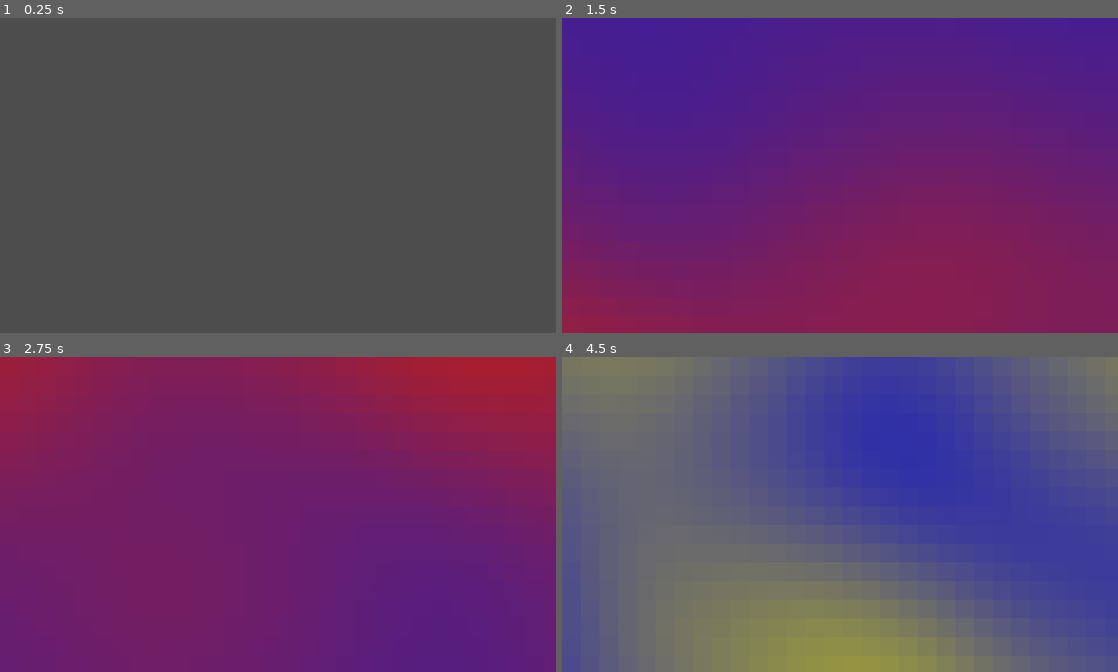
Above: before the commit, frames 1-4 (two rows, left to right).
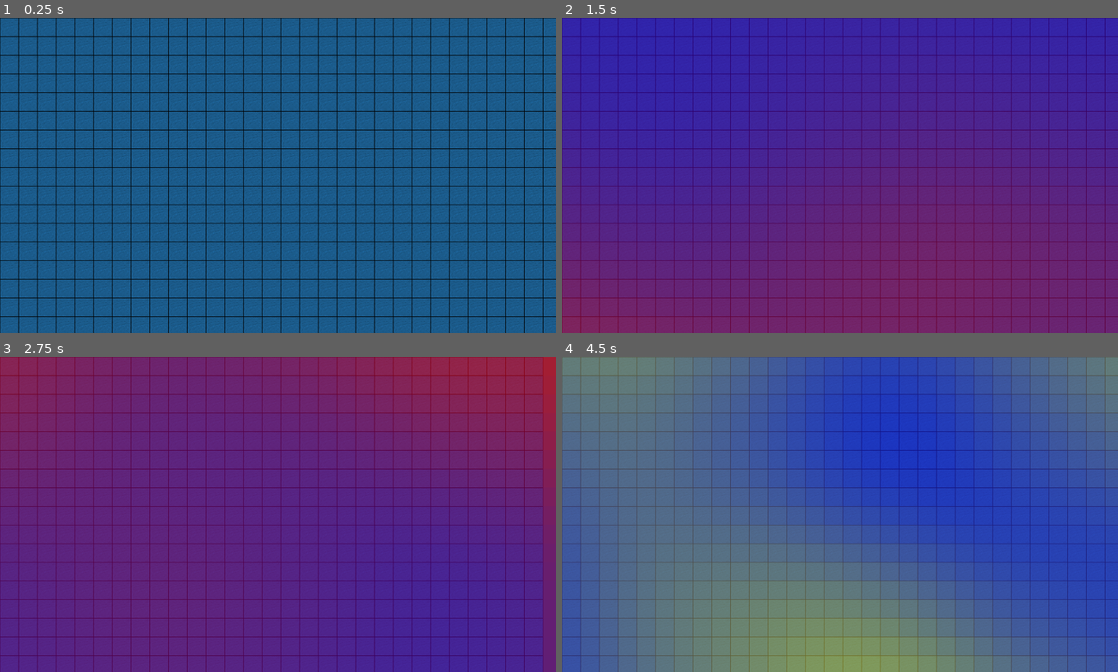
Above: after the commit, the same moments.

Repository: LenkaFT/chimeria
Game: Godot game, scene res://test.tscn
The game is run twice, just before and just after one commit, with the same random seed, the same clock (stepped at 60 frames per second) and the same inputs. The project has no main scene, so this scene is started directly.
Inputs (mouse positions are in pixels of both pictures, inside the frame that each line leads up to):
- Up to frame 1 (0.25 s): no input
- Up to frame 2 (1.5 s): tap Enter at 0.5 s; move the mouse to (962, 159) at 0.52 s; hold D 0.53-1.28 s; tap 1 at 0.6 s; click (962, 159) at 0.67 s; move the mouse to (728, 191) at 1.27 s; hold S from 1.28 s (still down); tap 2 at 1.35 s
- Up to frame 3 (2.75 s): move the mouse to (333, 445) at 2.02 s; release S at 2.03 s; hold D from 2.03 s (still down); tap 3 at 2.1 s
- Up to frame 4 (4.5 s): move the mouse to (812, 577) at 2.77 s; release D at 2.78 s; hold W 2.78-3.53 s; tap 4 at 2.85 s; click (812, 577) at 2.92 s; move the mouse to (1006, 561) at 3.52 s; hold A from 3.53 s (still down); tap 1 at 3.6 s; move the mouse to (673, 467) at 4.27 s; tap 2 at 4.35 s

The runs differ from the first frame. In frame 1, 100% of the frame differs, in the area x 0-100%, y 0-100%; in frame 2, 63%; in frame 3, 62%; in frame 4, 62%.
Error before the commit: Invalid operands 'float' and 'Nil' in operator '<'. (res://classes/map.gd:248)
Error after the commit: Invalid call. Nonexistent function 'generate_highland_tile' in base 'RefCounted (TileMaker)'. (res://classes/map.gd:269)

Commit message:
nada

Diff:
--- a/Chimeria/classes/map.gd
+++ b/Chimeria/classes/map.gd
@@ -4,7 +4,7 @@
 @export var grid_width = GV.map_width;
 @export var grid_height = GV.map_height;
 var number_of_tiles = grid_width * grid_height;
-@export var sea_to_earth_ratio = 0.6;
+@export var sea_to_earth_ratio = 0.55;
 @export var available_continent_tiles : int = sea_to_earth_ratio * number_of_tiles;
 @export var island_distance_to_land = 4;
 @export var island_ratio = 0.002;
@@ -237,6 +237,8 @@
 			it_count += 1;
 		y += 1;
 
+
+
 func create_map(heat_grid, humidity_grid, topographic_grid):
 	self.humidity_grid = humidity_grid;
 	self.heat_grid = heat_grid;
@@ -245,21 +247,35 @@
 	for y in grid_height :
 		grid.append([])
 		for x in grid_width :
+			grid[y].append(SeaTile.new(x, y, tile_id, -1))
+			tile_id += 1;
+
+	for y in grid.size() :
+		for x in grid[y].size() :
+			var eternal_snow_threshold = 0.5 + heat_grid[y][x] * 0.5;
 			if topographic_grid[y][x] < sea_to_earth_ratio :
-				grid[y].append(SeaTile.new(x, y, tile_id, -1))
-			elif topographic_grid[y][x] < abs(sea_to_earth_ratio - 1) +  abs(sea_to_earth_ratio - 1) * 0.5:
-				grid[y].append(PrairieTile.new(x, y, tile_id, -1))
-			elif topographic_grid[y][x] < abs(sea_to_earth_ratio - 1) +  abs(sea_to_earth_ratio - 1) * 0.25:
-				grid[y].append(HighlandTile.new(x, y, tile_id, -1))
+				continue ;
+			elif topographic_grid[y][x] > eternal_snow_threshold  && topographic_grid[y][x] > 0.75:
+				replace_tile(x, y, SnowyMountainTile.new(x, y, tile_id, -1));
+				continue;
+
+			var Biggest_hight_diff = grid[y][x].getBiggestNeigbhourHeightDifference(grid, topographic_grid);
+			if Biggest_hight_diff > 0.20 || topographic_grid[y][x] > 0.75:
+				if heat_grid[y][x] > 0.6 :
+					replace_tile(x, y, MountainTile.new(x, y, tile_id, -1))
+				else :
+					replace_tile(x, y, SnowyMountainTile.new(x, y, tile_id, -1));
+			elif Biggest_hight_diff > 0.10 || topographic_grid[y][x] > 0.70:
+				replace_tile(x, y, tile_maker.generate_highland_tile(self));
+				#replace_tile(x, y, HighlandTile.new(x, y, tile_id, -1))
 			else :
-				grid[y].append(MountainTile.new(x, y, tile_id, -1));
-			#add_child(grid[y][x].sprite);
-			tile_id += 1;
-
-
-	place_continents();
+				replace_tile(x, y, tile_maker.generate_lowland_tile(self));
+				#replace_tile(x, y,PrairieTile.new(x, y, tile_id, -1))
+
+
+	#place_continents();
 	#for n in continents_array.size() :
 		#diffusion_aggregation_map(continents_array[n], heat_grid, humidity_grid);
-	place_islands(available_island_spots());
+	#place_islands(available_island_spots());
 	make_coast_shallow();
 	make_arctic_seas(heat_grid);
--- a/Chimeria/classes/tile.gd
+++ b/Chimeria/classes/tile.gd
@@ -48,3 +48,26 @@
 		#return (null);
 	else :
 		return (grid[y][x + 1]);
+
+
+func getBiggestNeigbhourHeightDifference(grid : Array, topographic_map : Array) :
+	var neighbours_array = [getNorthTile(grid), getSouthTile(grid), getEastTile(grid), getWestTile(grid)];
+	var biggest_height_diff : float = 0.0;
+
+	for n in neighbours_array.size() :
+		if neighbours_array[n] != null && biggest_height_diff < topographic_map[self.y][self.x] - topographic_map[neighbours_array[n].y][neighbours_array[n].x] :
+			biggest_height_diff =  topographic_map[self.y][self.x] - topographic_map[neighbours_array[n].y][neighbours_array[n].x];
+
+	return (biggest_height_diff);
+
+func getAverageAdjacentHeightsDifference(grid : Array, topographic_map : Array) :
+	var neighbours_array = [getNorthTile(grid), getSouthTile(grid), getEastTile(grid), getWestTile(grid)];
+	var adjacent_tile_ct = 0;
+	var total : float = 0.0;
+
+	for n in neighbours_array.size() :
+		if neighbours_array[n] != null :
+			total +=  (topographic_map[self.y][self.x] - topographic_map[neighbours_array[n].y][neighbours_array[n].y]);
+			adjacent_tile_ct += 1;
+
+	return (total / adjacent_tile_ct);
--- a/Chimeria/classes/weather_forecast.gd
+++ b/Chimeria/classes/weather_forecast.gd
@@ -12,7 +12,7 @@
 var topographic_overlay_requested : bool = false;
 var perlin_square_frequency = 0.05;
 var camera : Camera2D;
-var number_of_octaves_for_fbm = 4;
+var number_of_octaves_for_fbm = 12;
 
 func _init():
 	pass ;
@@ -31,6 +31,8 @@
 	permutation = [];
 	make_permutation();
 	perlin_noise(topographic_grid, "topographic")
+	#for y in topographic_grid.size() :
+		#print(topographic_grid[y]);
 
 func draw_grid(grid, type) :
 	var rect_width = GV.tile_size;
@@ -144,15 +146,16 @@
 		return (value * (1.0 - value_normalisation(y, height / 2, height)));
 
 func fractal_brownian_motion(x, y) :
+	randomize();
 	var result : float;
-	var amplitude = 1.0;
+	var amplitude = 1000.0;
 	var frequency = perlin_square_frequency;
 
 	for n in number_of_octaves_for_fbm :
 		var number = amplitude * noise_2d(x * frequency, y * frequency);
 		result += number;
-		amplitude *= 0.5;
-		frequency *= 2;
+		amplitude *= randf_range(0.3, 0.8);
+		frequency *= 2.5;
 	return (result);
 
 func perlin_noise(grid, grid_type : String) :
--- a/Chimeria/map.tscn
+++ b/Chimeria/map.tscn
@@ -4,10 +4,3 @@
 
 [node name="Map" type="Node2D"]
 script = ExtResource("1_c8mbj")
-sea_to_earth_ratio = null
-island_distance_to_land = null
-island_ratio = null
-number_of_island = null
-island_max_size = null
-planetary_rotation_direction = null
-continents_nb = null
--- a/Chimeria/test.tscn
+++ b/Chimeria/test.tscn
@@ -9,13 +9,6 @@
 script = ExtResource("1_te4rc")
 
 [node name="Map" parent="." instance=ExtResource("1_1lp4l")]
-sea_to_earth_ratio = null
-island_distance_to_land = null
-island_ratio = null
-number_of_island = null
-island_max_size = null
-planetary_rotation_direction = null
-continents_nb = null
 
 [node name="WeatherForecast" parent="." instance=ExtResource("2_t5erj")]
 
